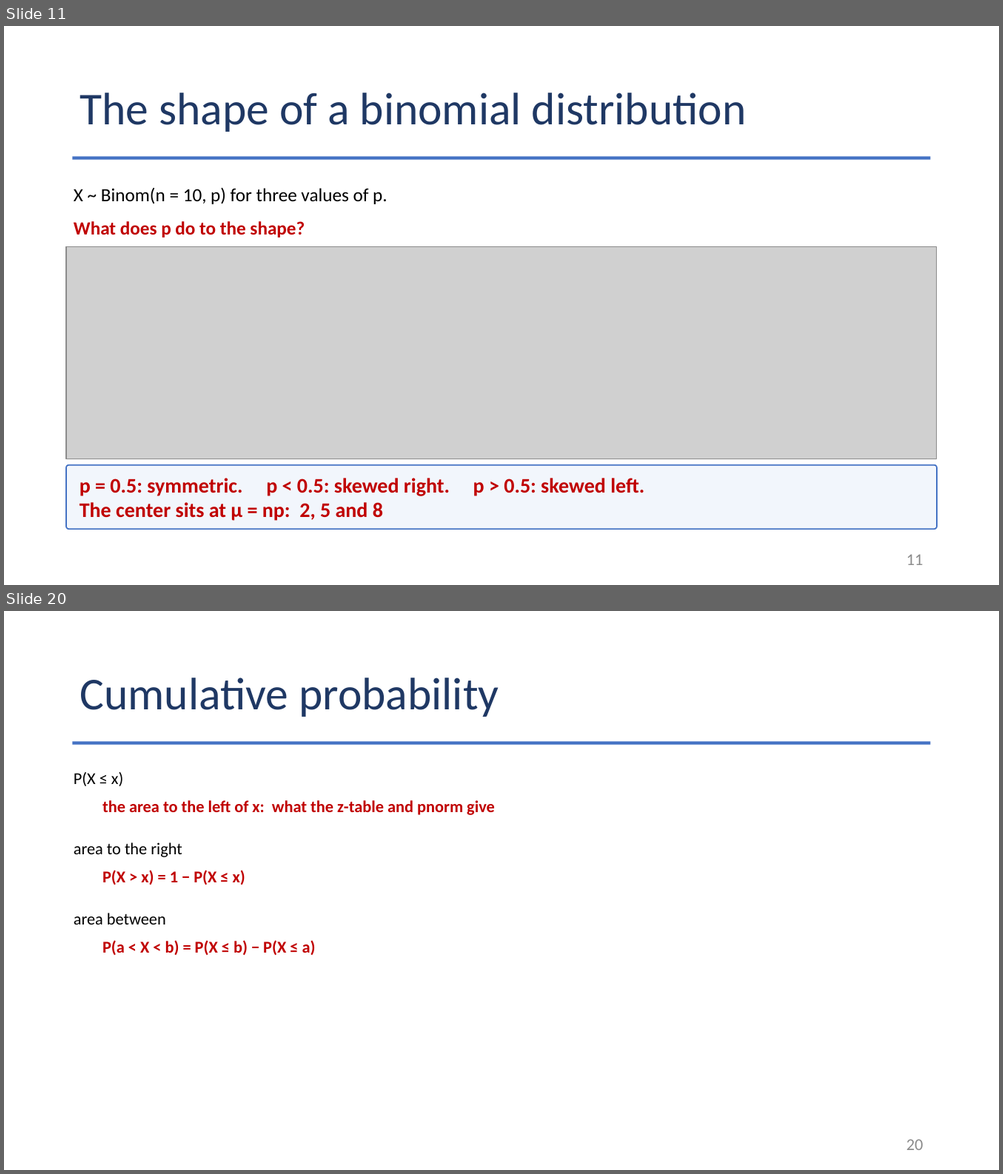
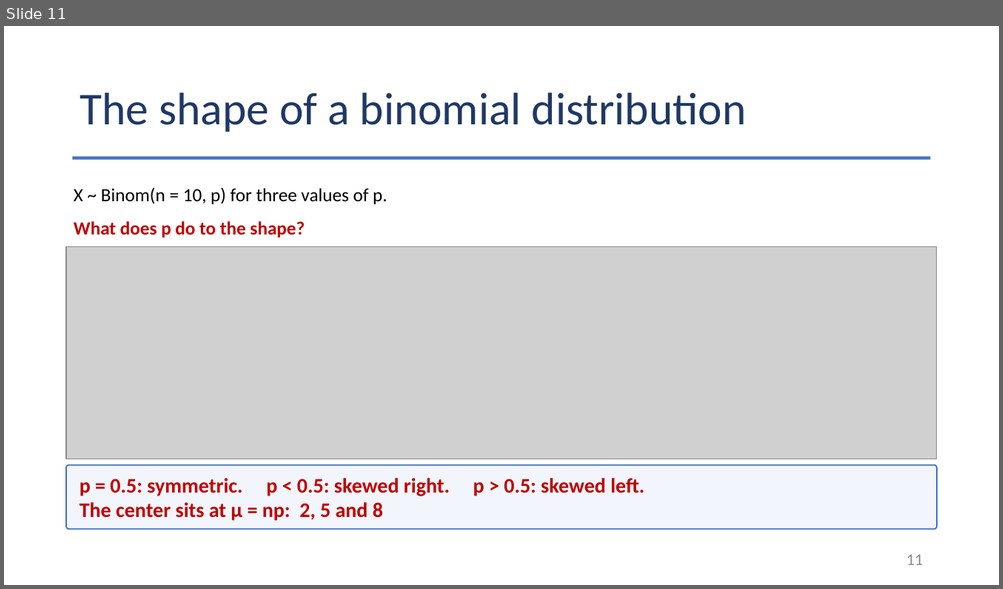
Before and after one commit to Jarred6068/UI_STAT251-03_Spring_2024, a slide deck: docs/lecture_slides/Week 7/2026/Week7_Lecture16_Slides_10_7_2026.pptx. Shown one above the other, each under a label of ours: slides 11 and 20 before the commit, slide 11 after it; the slides between them are not shown. The pictures are 1003x1174 and 1003x589 pixels, drawn with LibreOffice and Linux fonts; fonts in the diff are those of the drawing; grey boxes stand for pictures. Boxes give left, top, right and bottom in pixels: in the first picture for what was removed or moved away, otherwise in the second. Text is boxed around its words. In the diff, an @@ line names an element or a change of style, - is before the commit and + after.

```diff
--- a/docs/lecture_slides/Week 7/2026/Week7_Lecture16_Slides_10_7_2026.pptx
+++ b/docs/lecture_slides/Week 7/2026/Week7_Lecture16_Slides_10_7_2026.pptx
@@ slide 20 removed at [4, 611, 999, 1170], background #FFFFFF @@
@@ title removed at [79, 678, 498, 717] @@
-Cumulative probability
@@ rectangle removed at [73, 741, 930, 744] @@
@@ text removed at [74, 772, 123, 786] @@
-P(X ≤ x)
@@ text removed at [102, 800, 495, 815] @@
-the area to the left of x: what the z-table and pnorm give
@@ text removed at [74, 843, 182, 857] @@
-area to the right
@@ text removed at [102, 870, 245, 886] @@
-P(X > x) = 1 − P(X ≤ x)
@@ text removed at [74, 913, 166, 925] @@
-area between
@@ text removed at [102, 940, 316, 956] @@
-P(a < X < b) = P(X ≤ b) − P(X ≤ a)
@@ page number removed at [906, 1139, 923, 1150] @@
-20
```
Also in this commit, not shown: 1 slide changed, 10 other slides removed, 27 other files.
